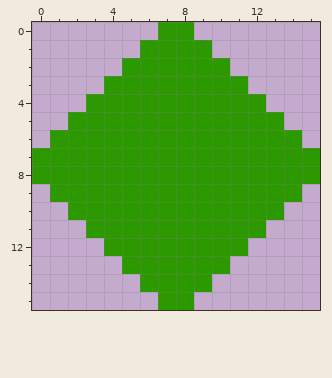
One commit to this pixel-art sprite: textures/enemy.png. This is how it looked before the edit.
The file is 16x16 pixels.
The same view after the edit:
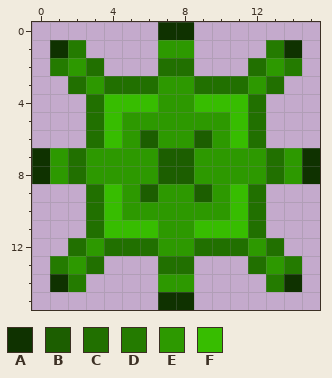
Palette (. is transparent): A #0f3200  B #1c5e00  C #217000  D #247b00  E #2d9900  F #37bd00
The exact change:
Changed rows in their new state; - is an unchanged pixel.
first column x 0:
 0 -------AA-------
 1 -AD---.--.---DA-
 2 -DEC-..CC..-CED-
 3 --CECCC--CCCEC--
 4 ---CFFF--FFFC---
 5 --.CF------FC.--
 6 -..CF-B--B-FC..-
 7 A-C----BB----C-A
 8 A-C----BB----C-A
 9 -..CF-B--B-FC..-
10 --.CF------FC.--
11 ---CFFF--FFFC---
12 --CECCC--CCCEC--
13 -DEC-..CC..-CED-
14 -AD---.--.---DA-
15 -------AA-------
Pixel boxes of the changes (left, top, right, bottom) in both pictures:
changed: (32, 22, 320, 310)
